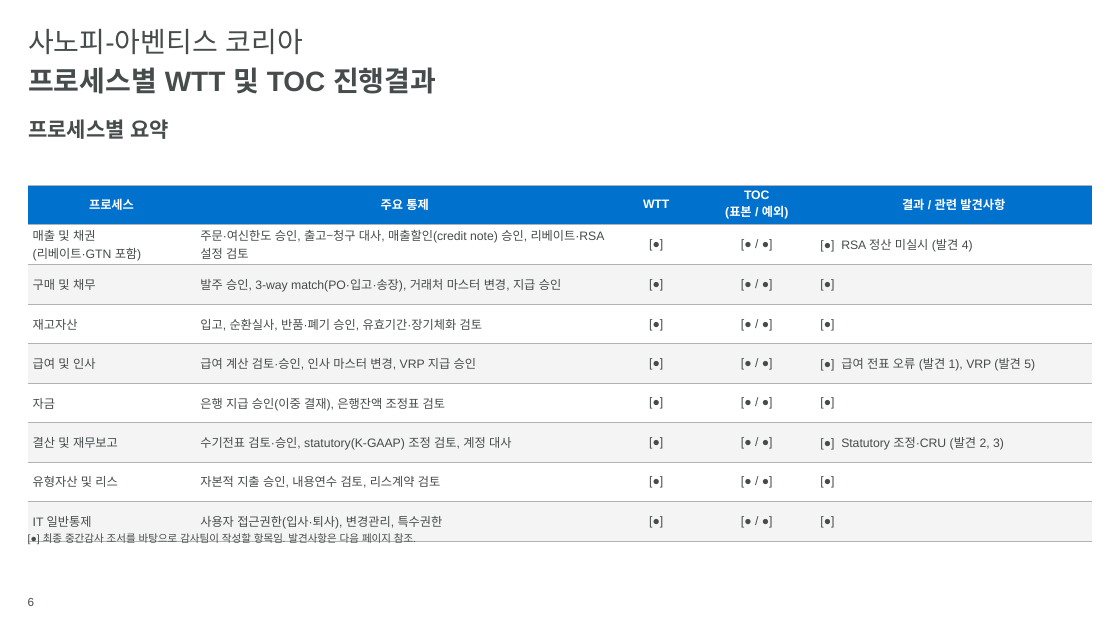
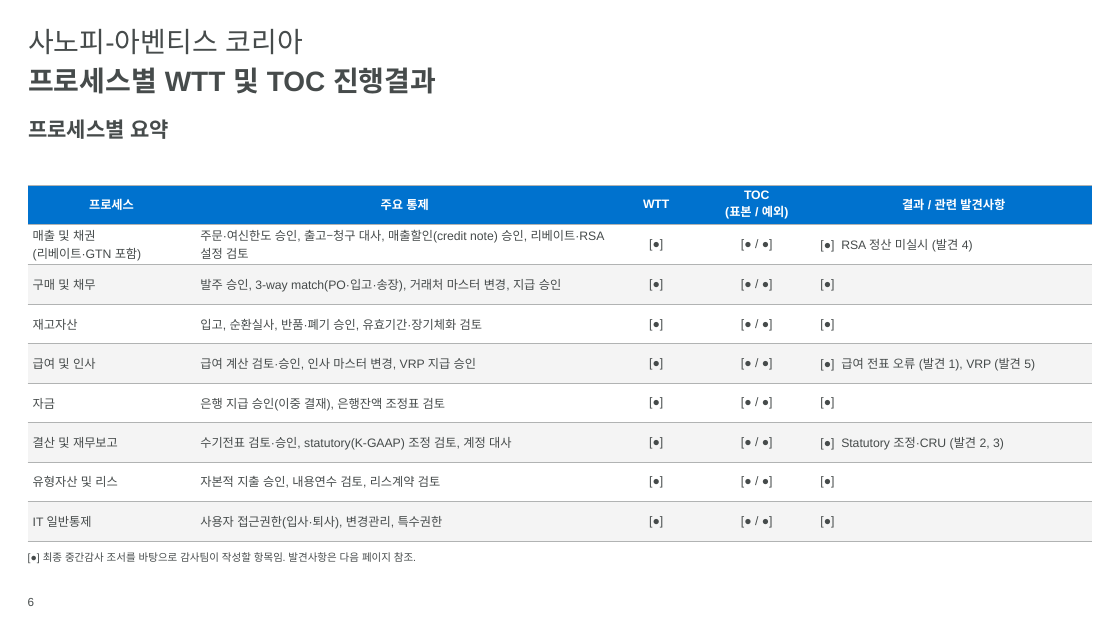
Before and after one commit to hansesle-maker/code, a slide deck: slide 6 of deliverables/SAK_FY2026_Interim_Closing_KO.pptx. Drawn at 1120x630 pixels with LibreOffice and Linux fonts; fonts in the diff are those of the drawing; background and template pictures are left out. Boxes give left, top, right and bottom in pixels: in the first picture for what was removed or moved away, otherwise in the second. Text is boxed around its words. In the diff, an @@ line names an element or a change of style, - is before the commit and + after.

```diff
--- a/deliverables/SAK_FY2026_Interim_Closing_KO.pptx
+++ b/deliverables/SAK_FY2026_Interim_Closing_KO.pptx
@@ text "[●] 최종 중간감사 조서를 바탕으로 ..." moved from (x1=43, y1=533, x2=416, y2=543) to (x1=43, y1=552, x2=416, y2=562) @@
```
Also in this commit, not shown: 12 other slides changed, 8 slides removed.
